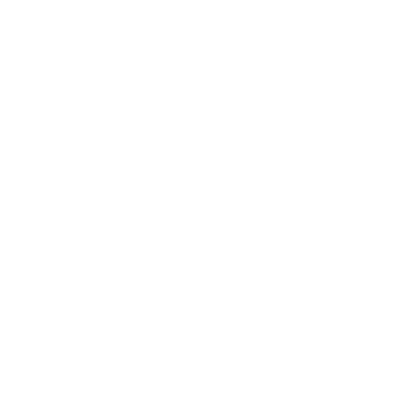
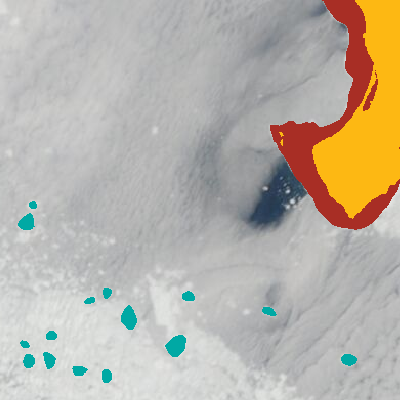
Layered file, before and after one edit (400 x 400). Changes by layer:
hid "landmask" (1st of 2), painted on it, unmasked it over bbox(0, 0, 400, 400)
added layer "landmask" (2nd of 2) above "landfast ice" over bbox(279, 0, 400, 219)
painted on "landfast ice" over bbox(270, 0, 400, 230)
painted on "ice floes" (2nd of 2) over bbox(18, 201, 357, 383)
added layer "Layer 1" above "truecolor" over bbox(279, 0, 400, 219)
added layer "truecolor" above "Background" over bbox(0, 0, 400, 400)
